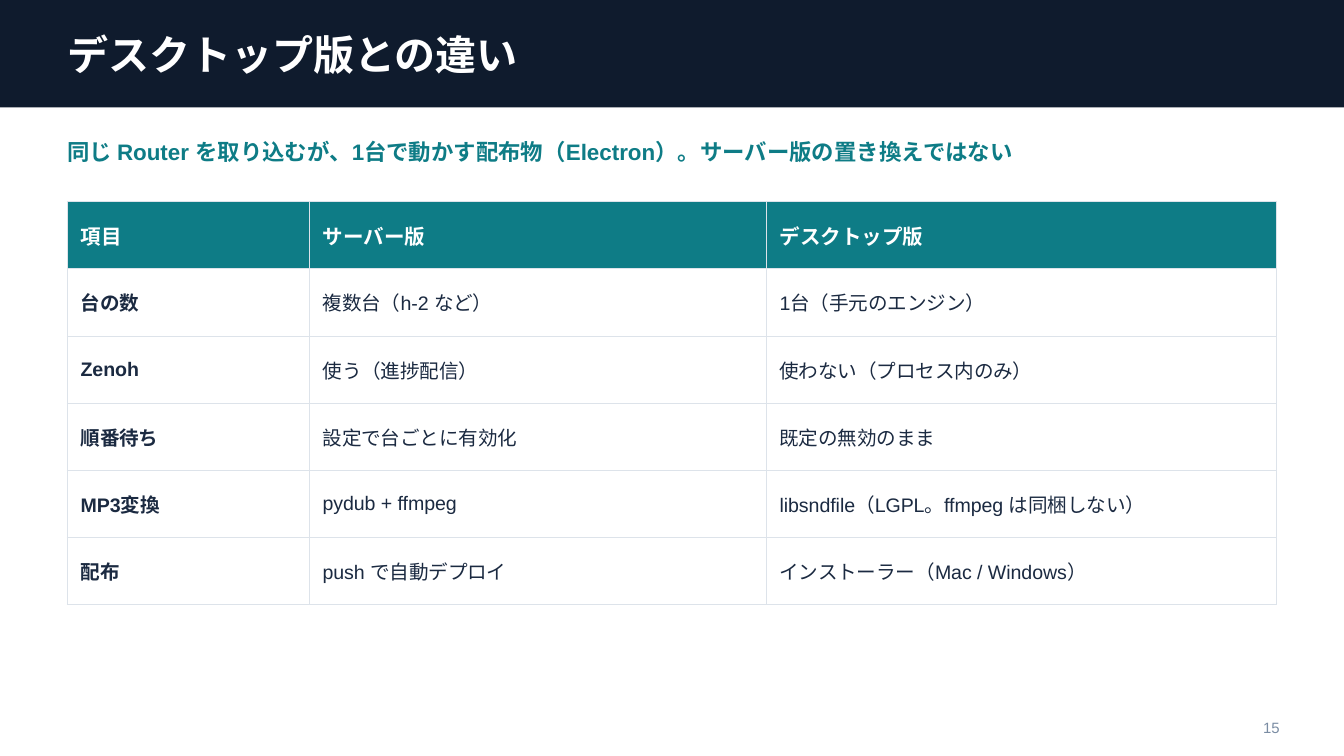
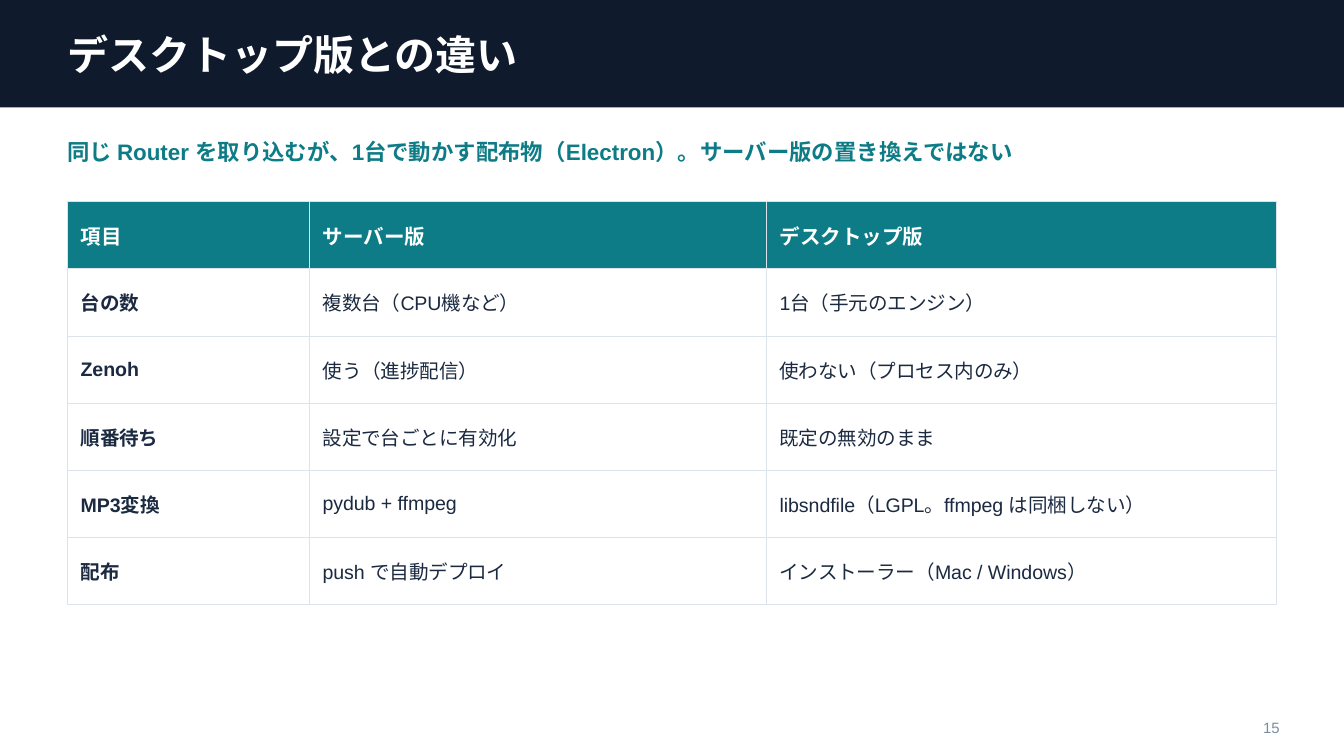
Before and after one commit to hit1023/hit-aivis-router, a slide deck: slide 15 of docs/aivis-router-architecture.pptx. Drawn at 1344x756 pixels with LibreOffice and Linux fonts; fonts in the diff are those of the drawing. Boxes give left, top, right and bottom in pixels: in the first picture for what was removed or moved away, otherwise in the second. Text is boxed around its words. In the diff, an @@ line names an element or a change of style, - is before the commit and + after.

```diff
--- a/docs/aivis-router-architecture.pptx
+++ b/docs/aivis-router-architecture.pptx
@@ table at (x1=67, y1=202, x2=1277, y2=587) @@
-row 2, column 2: 複数台（h-2 など）
+row 2, column 2: 複数台（CPU機など）
```
Also in this commit, not shown: 3 other files.
